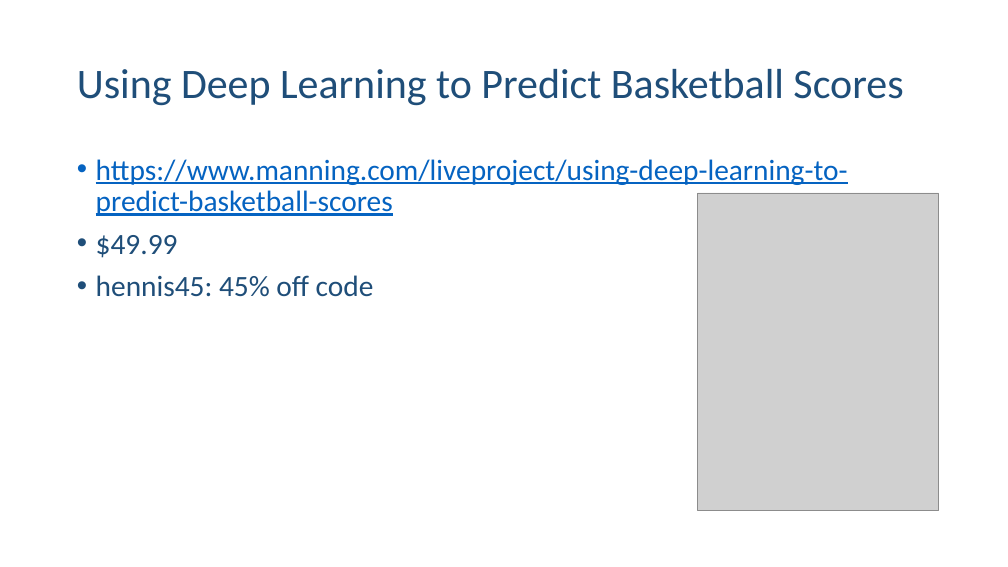
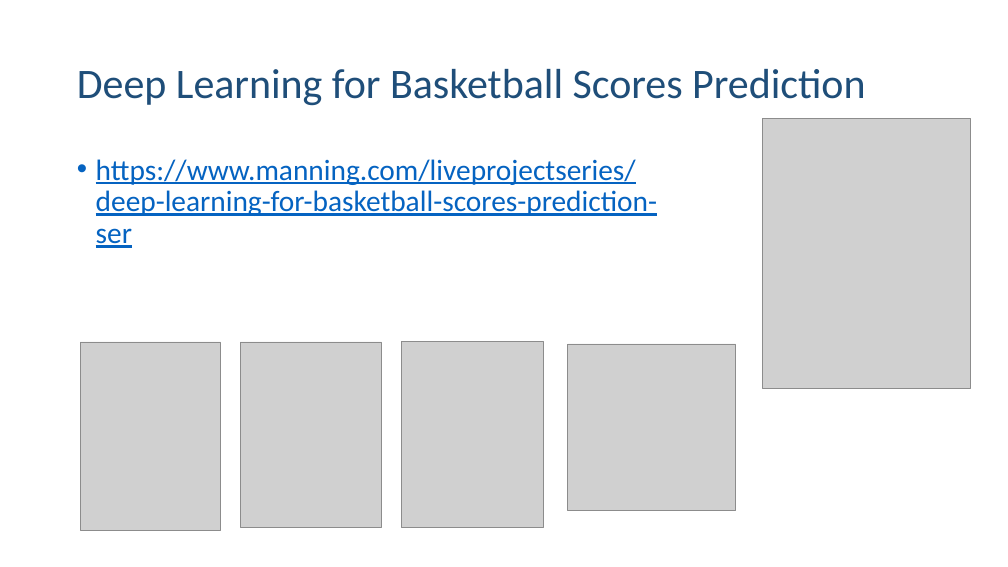
Before and after one commit to ehennis/Blog, a slide deck: slide 4 of WebApplicationFactory/NebraskaCode.pptx. Drawn at 1008x567 pixels with LibreOffice and Linux fonts; fonts in the diff are those of the drawing; grey boxes stand for pictures. Boxes give left, top, right and bottom in pixels: in the first picture for what was removed or moved away, otherwise in the second. Text is boxed around its words. In the diff, an @@ line names an element or a change of style, - is before the commit and + after.

```diff
--- a/WebApplicationFactory/NebraskaCode.pptx
+++ b/WebApplicationFactory/NebraskaCode.pptx
@@ title at (x1=77, y1=69, x2=865, y2=106): text changed @@
-Using Deep Learning to Predict Basketball Scores
+Deep Learning for Basketball Scores Prediction
@@ picture added at (x1=763, y1=119, x2=971, y2=388) @@
@@ text at (x1=96, y1=159, x2=657, y2=248): text changed @@
-• https://www.manning.com/liveproject/using-deep-learning-to-predict-basketball-scores
-• $49.99
-• hennis45: 45% off code
+• https://www.manning.com/liveprojectseries/deep-learning-for-basketball-scores-prediction-ser
@@ picture removed at (x1=698, y1=193, x2=939, y2=510) @@
@@ picture added at (x1=80, y1=342, x2=220, y2=530) @@
@@ picture added at (x1=240, y1=342, x2=381, y2=527) @@
@@ picture added at (x1=402, y1=342, x2=544, y2=528) @@
@@ picture added at (x1=568, y1=344, x2=736, y2=511) @@
```
Also in this commit, not shown: 6 other slides changed, 3 other files.
